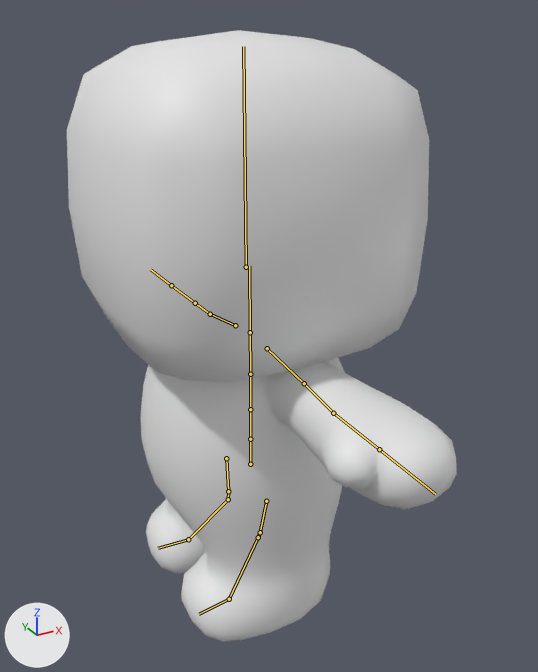
Before and after pictures for a commit that changed the FBX model assets/3D/models/people/char5.fbx.
The view is the same before and after, from a 50 mm camera at (-0.884, -1.246, 1.611) aimed at (0.052, 0.456, 0.76). Lighting does not change. The marker at lower left points along +X, +Y and +Z. The older version comes first. The bones that change, and the others that lie on the model, are drawn over the model as lines.
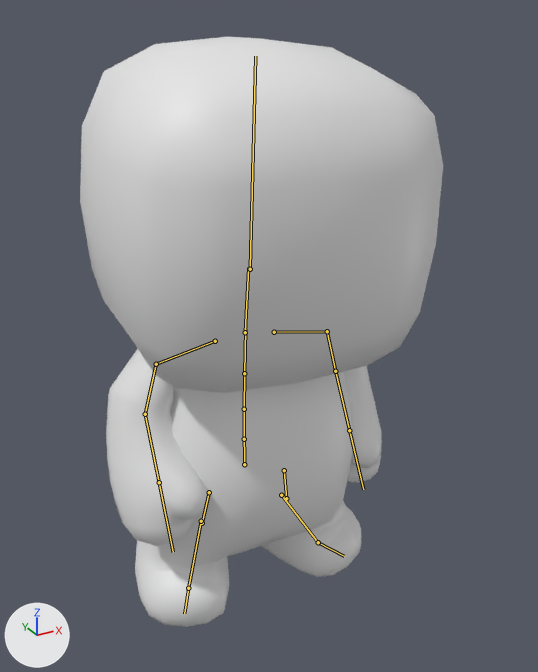
The newer file adds an action. The first version stands in its rest pose; the second is drawn at frame 47 of the action 'Armature|Armature|Armature|Armature|Armature|Armature|Armature|Armature|idle'.

What the commit changed:
Bone 'mixamorig:Hips' (bone_mixamorig_hips) moves from (0.0, 0.0, 0.0) to (-4.0, -5.0, -9.0).
Bone 'mixamorig:Hips' (bone_mixamorig_hips) turns from (0, 0, 0) to (-84, 87, -86) degrees about its own x, y and z.
Bone 'mixamorig:Spine' (bone_mixamorig_spine) turns from (0, 0, 0) to (0, 0, 1) degrees about its own x, y and z.
Bone 'mixamorig:Spine1' (bone_mixamorig_spine1) turns from (0, 0, 0) to (0, -2, 1) degrees about its own x, y and z.
Bone 'mixamorig:Spine2' (bone_mixamorig_spine2) turns from (0, 0, 0) to (0, -2, 1) degrees about its own x, y and z.
Bone 'mixamorig:Neck' (bone_mixamorig_neck) turns from (0, 0, 0) to (1, 1, 2) degrees about its own x, y and z.
Bone 'mixamorig:Head' (bone_mixamorig_head) turns from (0, 0, 0) to (-4, -2, 6) degrees about its own x, y and z.
Bone 'mixamorig:LeftArm' (bone_mixamorig_leftarm) turns from (0, 0, 0) to (70, 6, 17) degrees about its own x, y and z.
Bone 'mixamorig:LeftForeArm' (bone_mixamorig_leftforearm) turns from (0, 0, 0) to (6, -3, 28) degrees about its own x, y and z.
Bone 'mixamorig:RightShoulder' (bone_mixamorig_rightshoulder) turns from (0, 0, 0) to (0, -4, -9) degrees about its own x, y and z.
Bone 'mixamorig:RightArm' (bone_mixamorig_rightarm) turns from (0, 0, 0) to (67, -3, -30) degrees about its own x, y and z.
Bone 'mixamorig:RightForeArm' (bone_mixamorig_rightforearm) turns from (0, 0, 0) to (6, 3, -23) degrees about its own x, y and z.
Bone 'mixamorig:LeftUpLeg' (bone_mixamorig_leftupleg) turns from (0, 0, 0) to (15, -4, 13) degrees about its own x, y and z.
Bone 'mixamorig:LeftLeg' (bone_mixamorig_leftleg) turns from (0, 0, 0) to (-8, 2, 85) degrees about its own x, y and z.
Bone 'mixamorig:LeftFoot' (bone_mixamorig_leftfoot) turns from (0, 0, 0) to (77, -4, -69) degrees about its own x, y and z.
Bone 'mixamorig:RightUpLeg' (bone_mixamorig_rightupleg) turns from (0, 0, 0) to (-15, 15, 7) degrees about its own x, y and z.
Bone 'mixamorig:RightLeg' (bone_mixamorig_rightleg) turns from (0, 0, 0) to (1, 0, 79) degrees about its own x, y and z.
Bone 'mixamorig:RightFoot' (bone_mixamorig_rightfoot) turns from (0, 0, 0) to (58, 15, 77) degrees about its own x, y and z.

Changed parts and their boxes [x1, y1, x2, y2] in the pictures (538 x 672 px):
'Cube.001', posed (7% narrower): before [67, 30, 457, 642]; after [80, 37, 443, 627]
bone 'mixamorig:Hips', root to tip: before (250, 464) to (250, 429); after (244, 464) to (244, 429)
bone 'mixamorig:Spine', root to tip: before (250, 439) to (250, 409); after (244, 439) to (244, 409)
bone 'mixamorig:Spine1', root to tip: before (250, 409) to (250, 374); after (244, 409) to (244, 373)
bone 'mixamorig:Spine2', root to tip: before (250, 374) to (250, 328); after (244, 373) to (245, 328)
bone 'mixamorig:Neck', root to tip: before (250, 332) to (249, 266); after (245, 332) to (248, 267)
bone 'mixamorig:Head', root to tip: before (246, 267) to (243, 46); after (250, 269) to (255, 56)
bone 'mixamorig:LeftArm', root to tip: before (304, 383) to (333, 413); after (327, 331) to (335, 371)
bone 'mixamorig:LeftForeArm', root to tip: before (333, 413) to (379, 449); after (335, 371) to (349, 430)
bone 'mixamorig:RightShoulder', root to tip: before (235, 325) to (210, 314); after (215, 341) to (156, 364)
bone 'mixamorig:RightArm', root to tip: before (210, 314) to (195, 303); after (156, 364) to (145, 414)
bone 'mixamorig:RightForeArm', root to tip: before (195, 303) to (171, 285); after (145, 414) to (159, 482)
bone 'mixamorig:LeftUpLeg', root to tip: before (266, 501) to (260, 532); after (284, 470) to (286, 498)
bone 'mixamorig:LeftLeg', root to tip: before (260, 532) to (258, 537); after (286, 498) to (281, 495)
bone 'mixamorig:LeftFoot', root to tip: before (258, 537) to (229, 599); after (281, 495) to (318, 542)
bone 'mixamorig:RightUpLeg', root to tip: before (226, 458) to (228, 491); after (209, 492) to (202, 523)
bone 'mixamorig:RightLeg', root to tip: before (228, 491) to (228, 499); after (202, 523) to (201, 521)
bone 'mixamorig:RightFoot', root to tip: before (228, 499) to (188, 539); after (201, 521) to (188, 588)
